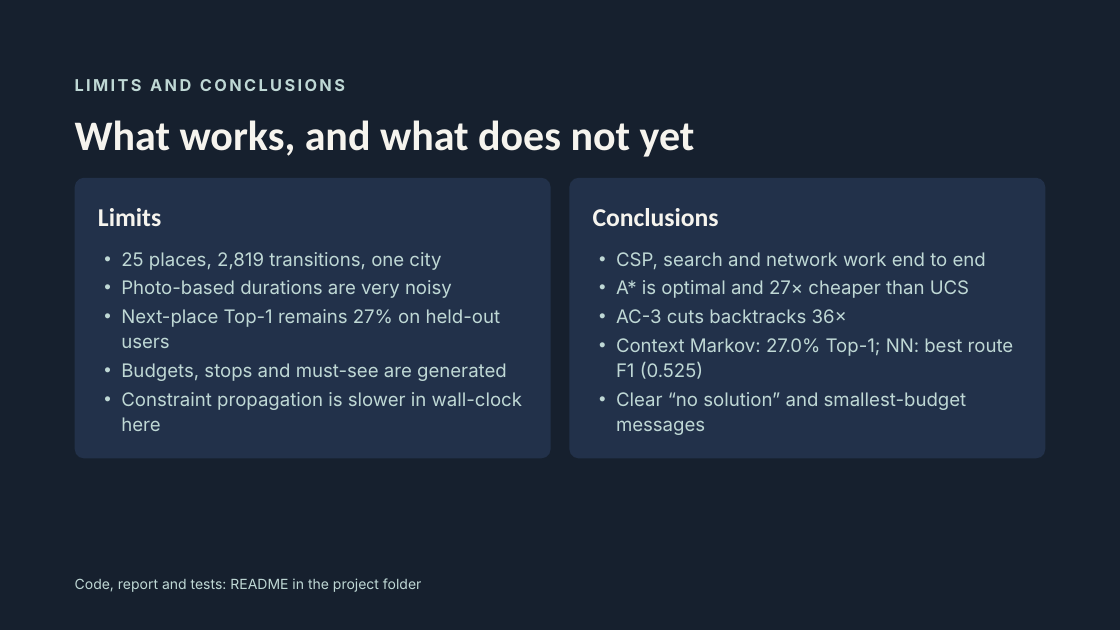
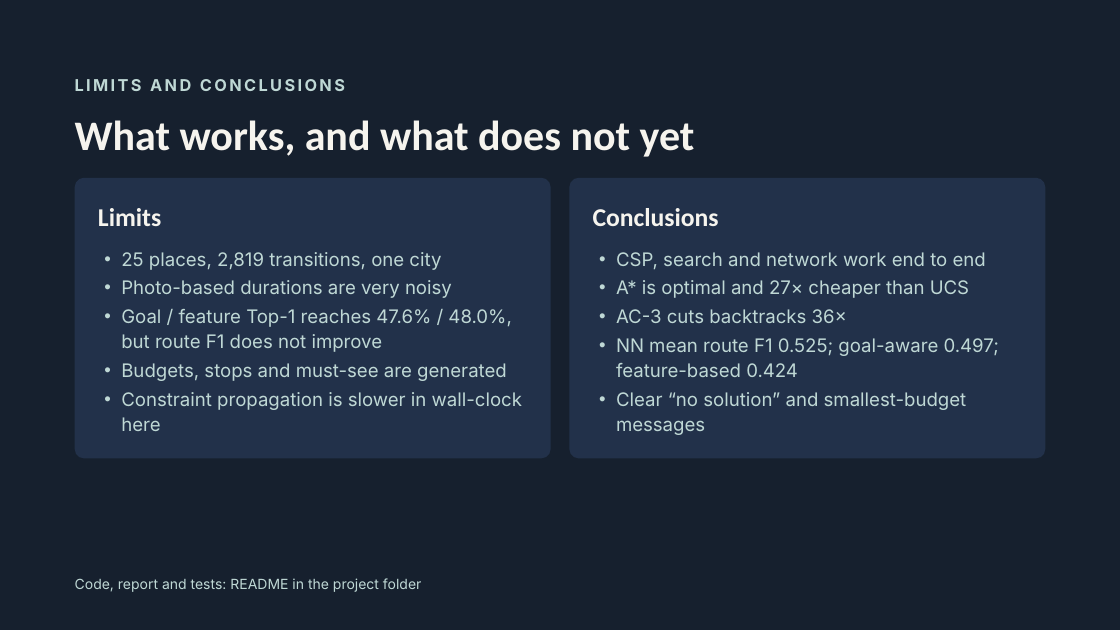
Before and after one commit to salmashamss21/Neuro_Symbolic_Tour_Planner, a slide deck: slide 12 of docs/P6 Plausible Tour Itineraries.pptx. Drawn at 1120x630 pixels with LibreOffice and Linux fonts; fonts in the diff are those of the drawing. Boxes give left, top, right and bottom in pixels: in the first picture for what was removed or moved away, otherwise in the second. Text is boxed around its words. In the diff, an @@ line names an element or a change of style, - is before the commit and + after.

```diff
--- a/docs/P6 Plausible Tour Itineraries.pptx
+++ b/docs/P6 Plausible Tour Itineraries.pptx
@@ text at box(121, 309, 511, 352): text changed @@
-• Next-place Top-1 remains 27% on held-out users
+• Goal / feature Top-1 reaches 47.6% / 48.0%, but route F1 does not improve
@@ text at box(616, 338, 999, 377): text changed @@
-• Context Markov: 27.0% Top-1; NN: best route F1 (0.525)
+• NN mean route F1 0.525; goal-aware 0.497; feature-based 0.424
```
Also in this commit, not shown: 2 other slides changed, 6 other files.
